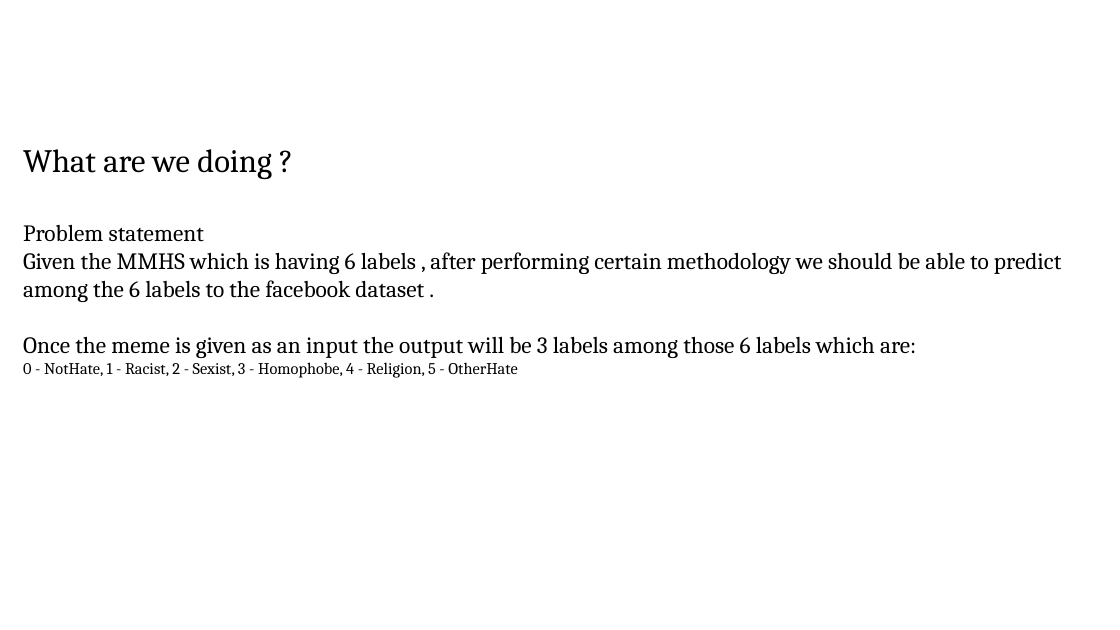
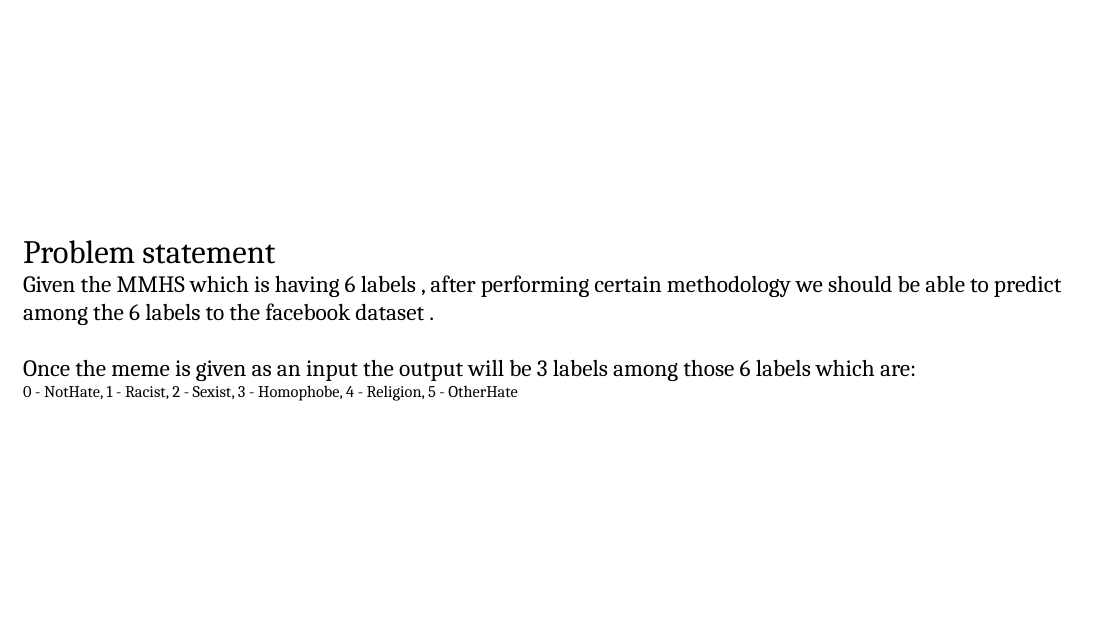
Before and after one commit to VarunBohara/Mini-Project-Documents, a slide deck: slide 1 of SSL1.pptx. Drawn at 1120x630 pixels with LibreOffice and Linux fonts; fonts in the diff are those of the drawing. Boxes give left, top, right and bottom in pixels: in the first picture for what was removed or moved away, otherwise in the second. Text is boxed around its words. In the diff, an @@ line names an element or a change of style, - is before the commit and + after.

```diff
--- a/SSL1.pptx
+++ b/SSL1.pptx
@@ text "Problem statement": place and size @@
-text "Problem statement" at <box>23,149,1061,378</box>
+text "Problem statement" at <box>23,240,1061,401</box>
@@ text at <box>23,149,272,179</box>: paragraph removed @@
-What are we doing ?
@@ text at <box>23,240,275,264</box>: size 20 to 28 pt in "Problem statement" @@
```
